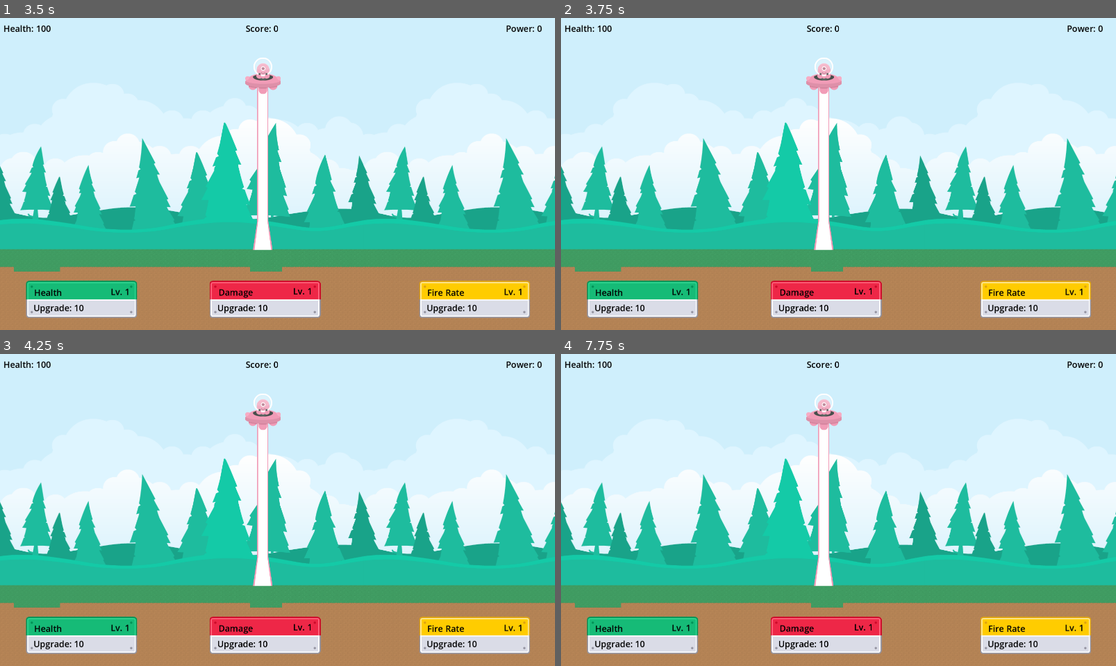
Above: before the commit, frames 1-4 (two rows, left to right).
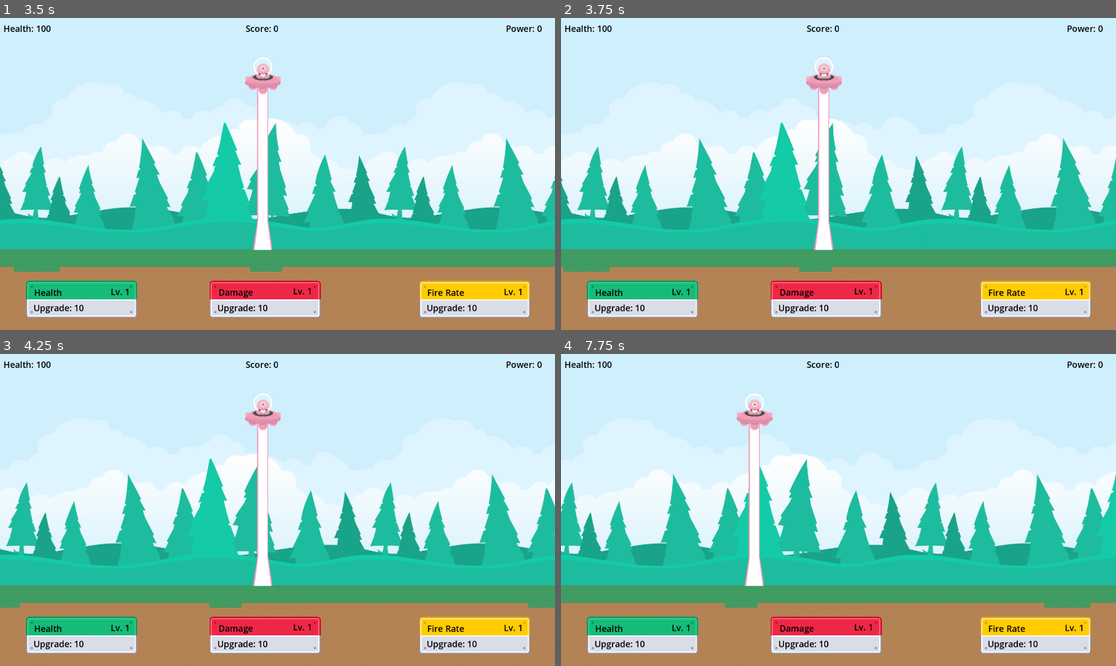
Above: after the commit, the same moments.

Repository: PsimoonGames/KenneyJam2025
Game: Godot game, scene res://Scenes/MainMenu.tscn
Same seed, same stepped clock (60 frames per second), same inputs: the game is played once before the commit and once after it.
Inputs:
- Up to frame 1 (3.5 s): click "Play" at 0.5 s; click "Health" at 1.25 s; click "Damage" at 2 s; click "Fire Rate" at 2.75 s
- Up to frame 2 (3.75 s): tap Enter at 3.5 s; hold D (right, bound only after the commit) from 3.53 s (still down)
- Up to frame 3 (4.25 s): keep holding D (right, bound only after the commit)
- Up to frame 4 (7.75 s): release D (right, bound only after the commit) at 4.28 s; hold A (left, bound only after the commit) 4.28-5.03 s; hold D (right, bound only after the commit) 5.03-6.53 s; hold A (left, bound only after the commit) from 6.53 s (still down)

Frame 1 is identical in both runs. In frame 2, 4.8% of the frame differs, in the area x 0-100%, y 32-82%; in frame 3, 13%; in frame 4, 18%, in the area x 0-100%, y 12-82%.

Commit message:
Implemented Movement

Diff:
--- a/planetarydestruction/Scenes/GameManager.tscn
+++ b/planetarydestruction/Scenes/GameManager.tscn
@@ -8,7 +8,8 @@
 [node name="GameManager" type="Node2D"]
 script = ExtResource("1_m2tc1")
 
-[node name="map" parent="." instance=ExtResource("2_b7dir")]
+[node name="map" parent="." node_paths=PackedStringArray("player") instance=ExtResource("2_b7dir")]
+player = NodePath("../Player")
 
 [node name="Player" parent="." instance=ExtResource("3_7cxpe")]
 position = Vector2(910, 200)
--- a/planetarydestruction/Scenes/Player.tscn
+++ b/planetarydestruction/Scenes/Player.tscn
@@ -1,10 +1,12 @@
-[gd_scene load_steps=4 format=3 uid="uid://pjj64spd2rjf"]
+[gd_scene load_steps=5 format=3 uid="uid://pjj64spd2rjf"]
 
+[ext_resource type="Script" uid="uid://cpjqx80rfjuik" path="res://scripts/player.gd" id="1_dewec"]
 [ext_resource type="Texture2D" uid="uid://bqeuridkbrlox" path="res://Assets/player/laserPink1.png" id="1_kyqiw"]
 [ext_resource type="Texture2D" uid="uid://5bw04i4o65x3" path="res://Assets/player/shipPink_manned.png" id="1_rpqav"]
 [ext_resource type="Texture2D" uid="uid://c8cbbato6re7o" path="res://Assets/player/laserPink2.png" id="3_gntrk"]
 
 [node name="Player" type="Node2D"]
+script = ExtResource("1_dewec")
 
 [node name="Laser" type="Node2D" parent="."]
 
--- a/planetarydestruction/Scenes/map.tscn
+++ b/planetarydestruction/Scenes/map.tscn
@@ -1,6 +1,7 @@
-[gd_scene load_steps=5 format=4 uid="uid://ctbs2gos6ngnl"]
+[gd_scene load_steps=6 format=4 uid="uid://ctbs2gos6ngnl"]
 
 [ext_resource type="Texture2D" uid="uid://vf02njfn220l" path="res://Assets/Backgrounds/backgroundColorForest.png" id="1_26yhd"]
+[ext_resource type="Script" uid="uid://cl5osgblbl0aq" path="res://scripts/movement.gd" id="1_p3ir5"]
 [ext_resource type="Texture2D" uid="uid://1hugiaw508fo" path="res://Assets/Tilemap/tilemap.png" id="2_p3ir5"]
 
 [sub_resource type="TileSetAtlasSource" id="TileSetAtlasSource_myvm1"]
@@ -1138,6 +1139,7 @@
 sources/0 = SubResource("TileSetAtlasSource_myvm1")
 
 [node name="map" type="Node2D"]
+script = ExtResource("1_p3ir5")
 
 [node name="Background" type="Node2D" parent="."]
 
--- a/planetarydestruction/project.godot
+++ b/planetarydestruction/project.godot
@@ -28,6 +28,19 @@
 "res://scripts/": "pink"
 }
 
+[input]
+
+right={
+"deadzone": 0.2,
+"events": [Object(InputEventKey,"resource_local_to_scene":false,"resource_name":"","device":-1,"window_id":0,"alt_pressed":false,"shift_pressed":false,"ctrl_pressed":false,"meta_pressed":false,"pressed":false,"keycode":0,"physical_keycode":68,"key_label":0,"unicode":100,"location":0,"echo":false,"script":null)
+]
+}
+left={
+"deadzone": 0.2,
+"events": [Object(InputEventKey,"resource_local_to_scene":false,"resource_name":"","device":-1,"window_id":0,"alt_pressed":false,"shift_pressed":false,"ctrl_pressed":false,"meta_pressed":false,"pressed":false,"keycode":0,"physical_keycode":65,"key_label":0,"unicode":97,"location":0,"echo":false,"script":null)
+]
+}
+
 [rendering]
 
 renderer/rendering_method="gl_compatibility"
--- /dev/null
+++ b/planetarydestruction/scripts/movement.gd
@@ -0,0 +1,45 @@
+extends Node2D
+
+var speed = 200
+var background
+var foreground
+var moving = false
+
+@export var player: Node2D
+
+func _ready() -> void:
+	background = $Background
+	foreground = $Foreground
+
+func _process(delta: float) -> void:
+	if Input.is_action_pressed("right") and player.scroll:
+		for i in background.get_children():
+			i.position.x -= 70 * delta
+		for i in foreground.get_children():
+			i.position.x -= 200 * delta
+		moving = true
+
+	if moving:
+		var furthest
+		var reset
+		for i in foreground.get_children():
+			if !furthest:
+				furthest = i
+			if i.position.x > furthest.position.x:
+				furthest = i
+			if i.position.x < -1920:
+				reset = i
+		if reset:
+			reset.position.x = furthest.position.x + 1920
+
+		furthest = null
+		reset = null
+		for i in background.get_children():
+			if !furthest:
+				furthest = i
+			if i.position.x > furthest.position.x:
+				furthest = i
+			if i.position.x < -1259:
+				reset = i
+		if reset:
+			reset.position.x = furthest.position.x + 1259
--- /dev/null
+++ b/planetarydestruction/scripts/player.gd
@@ -0,0 +1,17 @@
+extends Node2D
+
+var speed = 200
+var scroll = true
+
+func _process(delta: float) -> void:
+	if Input.is_action_pressed("left"):
+		position.x -= speed * delta
+		scroll = false
+		if position.x < 50:
+			position.x = 50
+
+	if Input.is_action_pressed("right") and !scroll:
+		position.x += speed * delta
+		if position.x > 910:
+			position.x = 910
+			scroll = true
Not shown, added: planetarydestruction/scripts/movement.gd.uid
Not shown, added: planetarydestruction/scripts/player.gd.uid
Binary file removed: planetarydestruction/scripts/tilemap.png
Not shown, removed: planetarydestruction/scripts/tilemap.png.import
